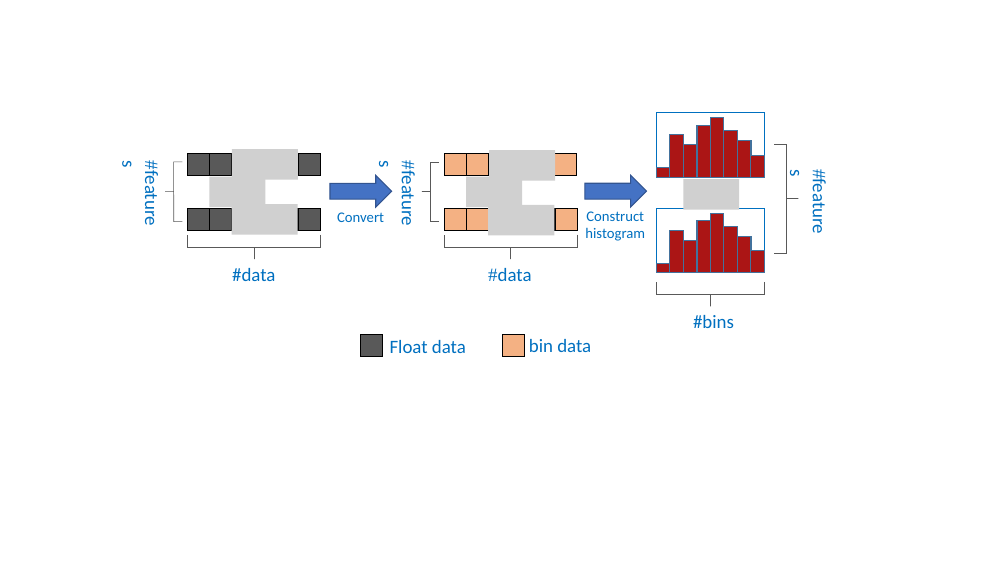
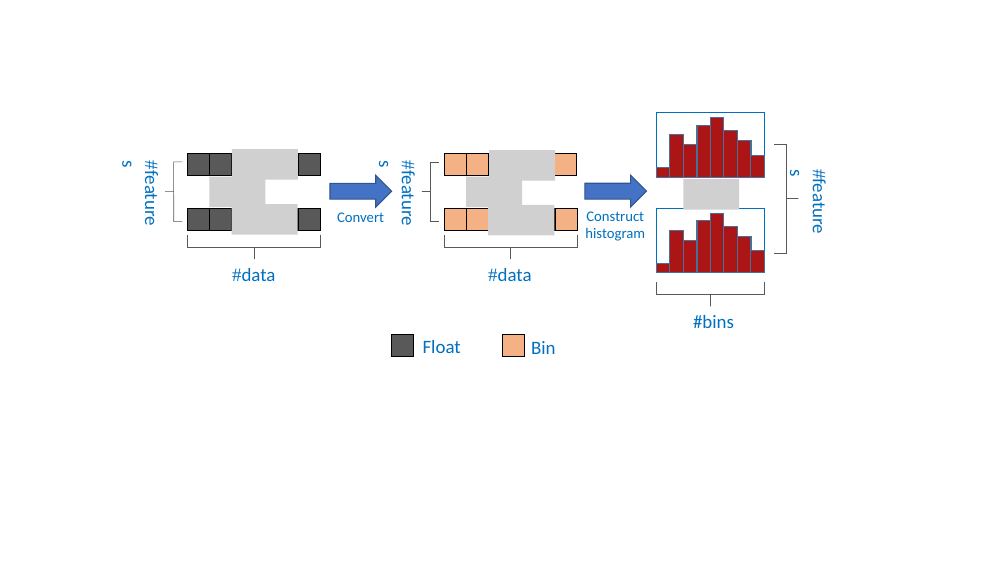
Before and after one commit to suye0620/TidalPrediction, a slide deck: slide 1 of plot/Pictures.pptx. Drawn at 1008x567 pixels with LibreOffice and Linux fonts; fonts in the diff are those of the drawing; grey boxes stand for pictures. Boxes give left, top, right and bottom in pixels: in the first picture for what was removed or moved away, otherwise in the second. Text is boxed around its words. In the diff, an @@ line names an element or a change of style, - is before the commit and + after.

```diff
--- a/plot/Pictures.pptx
+++ b/plot/Pictures.pptx
@@ text "#data" at bbox=[232, 268, 275, 281]: font Calibri to Times New Roman in "#data" @@
@@ rectangle: place and size @@
-rectangle at bbox=[361, 335, 383, 357]
+rectangle at bbox=[392, 335, 414, 357]
@@ text at bbox=[423, 340, 461, 353]: text changed @@
-Float data
+Float
@@ text at bbox=[531, 341, 556, 354]: text changed @@
-bin data
+Bin
```
Also in this commit, not shown: 9 other files.
